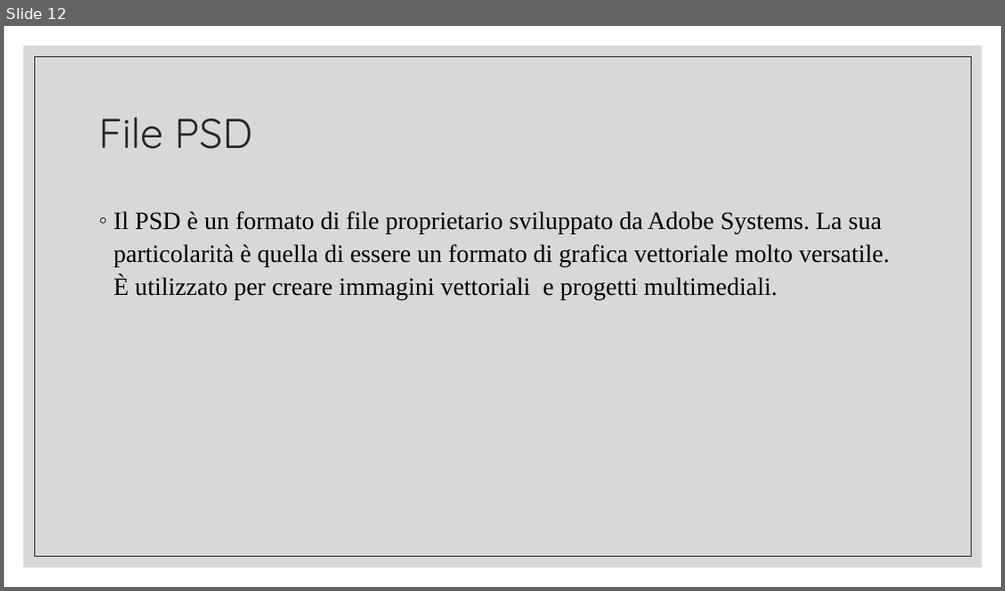
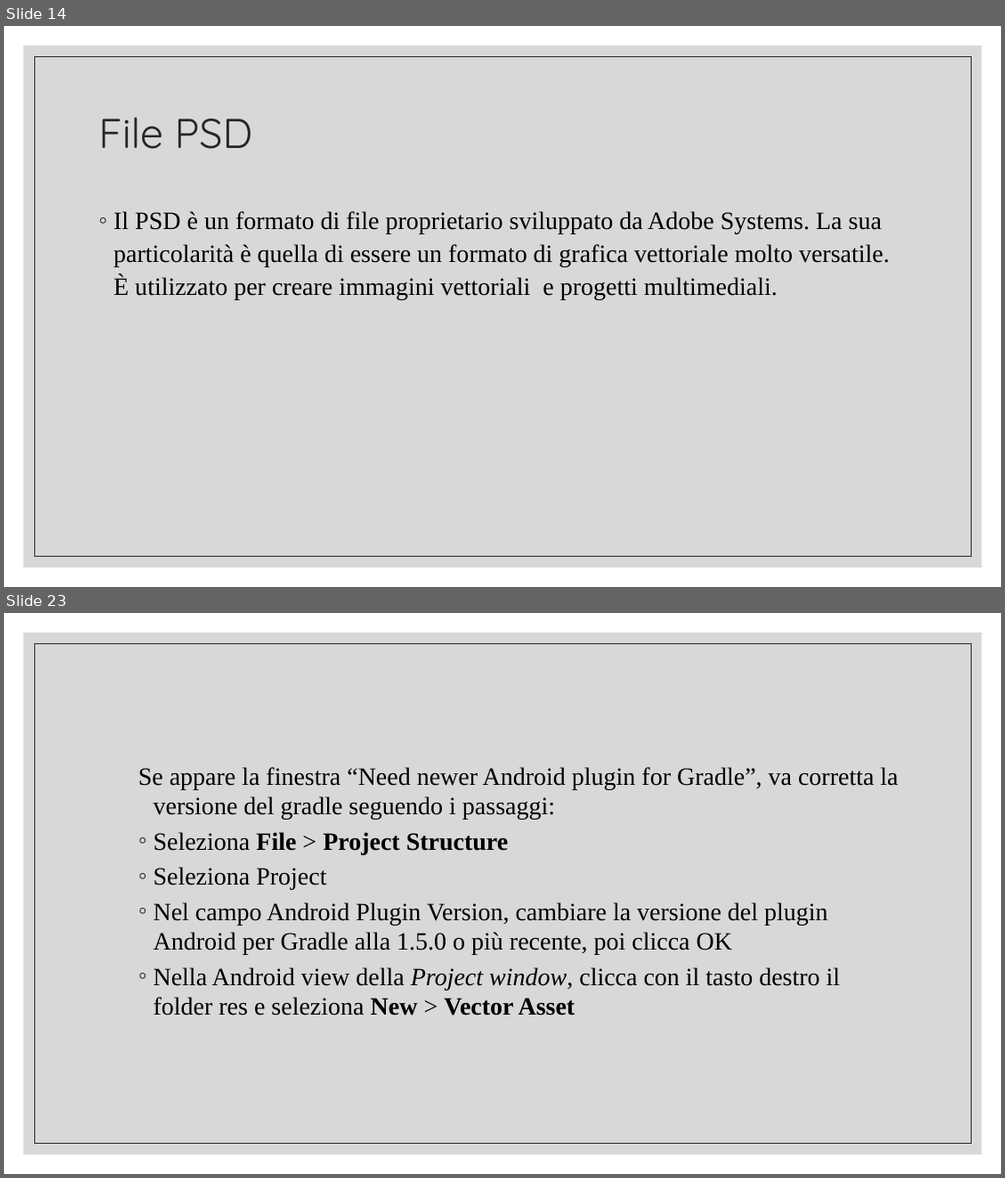
Before and after one commit to tizianotaglienti/Colleghi-Ristretti, a slide deck: Vector asset studio.pptx. Shown one above the other, each under a label of ours: slide 12 before the commit, slides 14 and 23 after it; the slides between them are not shown. The pictures are 1005x591 and 1005x1178 pixels, drawn with LibreOffice and Linux fonts; fonts in the diff are those of the drawing. Boxes give left, top, right and bottom in pixels: in the first picture for what was removed or moved away, otherwise in the second. Text is boxed around its words. In the diff, an @@ line names an element or a change of style, - is before the commit and + after.

```diff
--- a/Vector asset studio.pptx
+++ b/Vector asset studio.pptx
@@ slide 23 added at <box>4,613,1001,1174</box>, background #FFFFFF; not listed: 2 template elements that a slide beside it also shows @@
@@ text added at <box>138,767,898,1015</box>, 24 pt, text #000000 @@
+    Se appare la finestra “Need newer Android plugin for Gradle”, va corretta la versione del gradle seguendo i passaggi:
+    ◦ Seleziona File > Project Structure
+    ◦ Seleziona Project
+    ◦ Nel campo Android Plugin Version, cambiare la versione del plugin Android per Gradle alla 1.5.0 o più recente, poi clicca OK
+    ◦ Nella Android view della Project window, clicca con il tasto destro il folder res e seleziona New > Vector Asset
@@ what was slide 12 is now slide 14 @@
```
Also in this commit, not shown: 4 slides changed, 11 other slides added, 1 other file.
